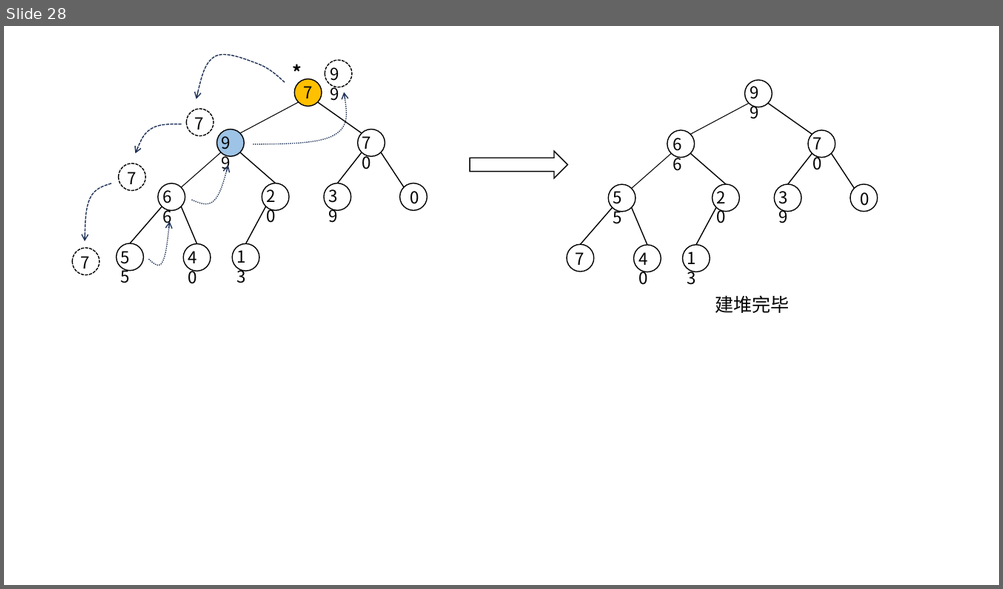
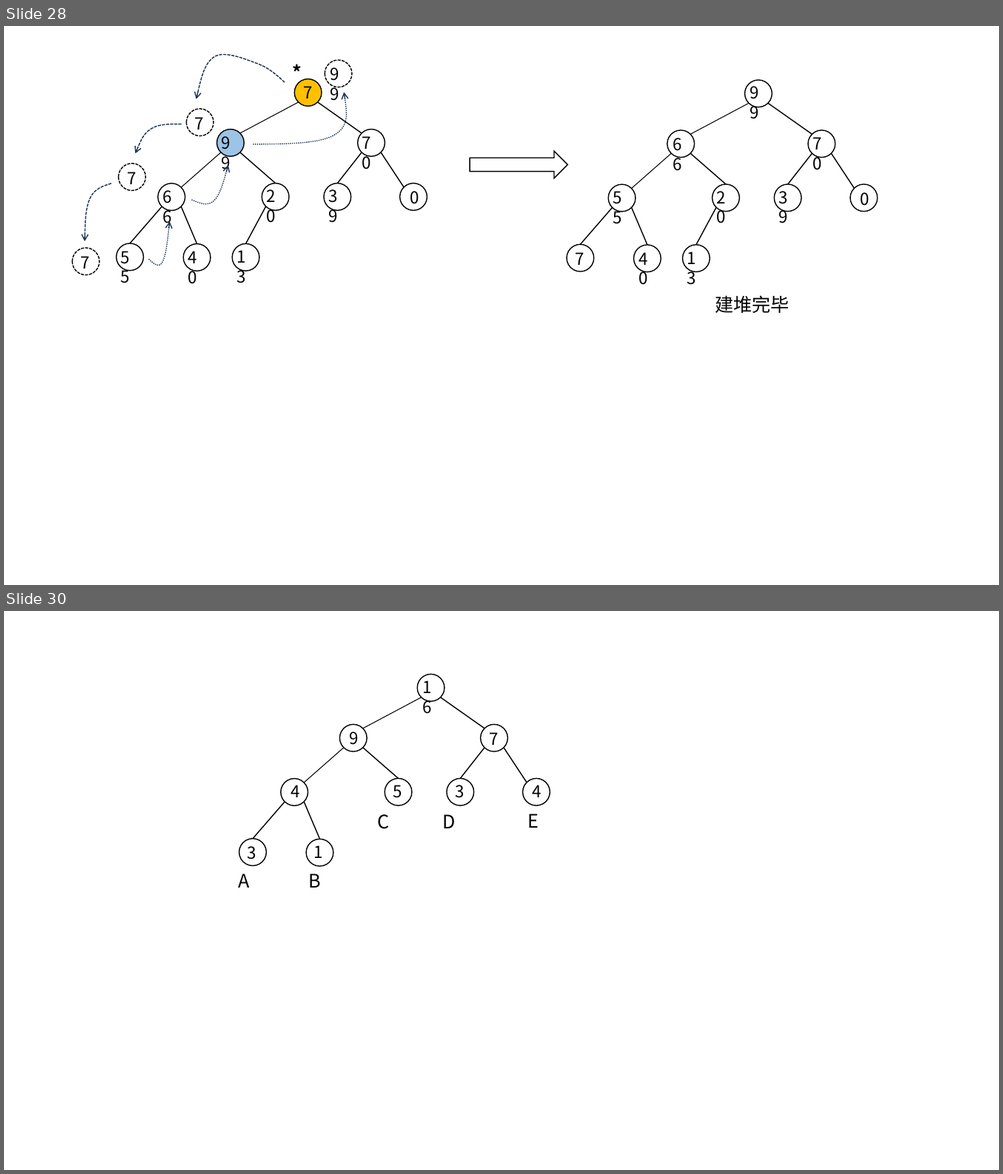
Before and after one commit to CoreLoop163/CoreLoopBooks, a slide deck: data_structure/assets/pics_and_ppts/ch4/画图用.pptx. Shown one above the other, each under a label of ours: slide 28 before the commit, slides 28 and 30 after it; the slides between them are not shown. The pictures are 1003x589 and 1003x1174 pixels, drawn with LibreOffice and Linux fonts; fonts in the diff are those of the drawing. Boxes give left, top, right and bottom in pixels: in the first picture for what was removed or moved away, otherwise in the second. Text is boxed around its words. In the diff, an @@ line names an element or a change of style, - is before the commit and + after.

```diff
--- a/data_structure/assets/pics_and_ppts/ch4/画图用.pptx
+++ b/data_structure/assets/pics_and_ppts/ch4/画图用.pptx
@@ slide 30 added at box(4, 611, 999, 1170), background #FFFFFF @@
@@ text added at box(415, 673, 448, 701), 16 pt, text #000000 @@
+16
@@ ellipse added at box(418, 675, 444, 701), fill #FFFFFF, outline #000000 1 pt @@
@@ line added from (421, 698) to (363, 728), #000000 0.75 pt @@
@@ line added from (441, 698) to (484, 728), #000000 1 pt @@
@@ ellipse added at box(340, 724, 367, 752), fill #FFFFFF, outline #000000 1 pt @@
@@ text added at box(350, 732, 358, 745), 16 pt, text #000000 @@
+9
@@ ellipse added at box(481, 724, 508, 752), fill #FFFFFF, outline #000000 1 pt @@
@@ text added at box(489, 732, 498, 745), 16 pt, text #000000 @@
+7
@@ line added from (344, 748) to (304, 783), #000000 0.75 pt @@
@@ line added from (363, 748) to (398, 779), #000000 1 pt @@
@@ line added from (484, 748) to (460, 779), #000000 1 pt @@
@@ line added from (504, 748) to (526, 783), #000000 1 pt @@
@@ ellipse added at box(281, 779, 307, 806), fill #FFFFFF, outline #000000 1 pt @@
@@ text added at box(291, 785, 300, 797), 16 pt, text #000000 @@
+4
@@ ellipse added at box(384, 779, 412, 806), fill #FFFFFF, outline #000000 1 pt @@
@@ text added at box(392, 785, 401, 798), 16 pt, text #000000 @@
+5
@@ ellipse added at box(447, 779, 473, 806), fill #FFFFFF, outline #000000 1 pt @@
@@ text added at box(455, 785, 464, 798), 16 pt, text #000000 @@
+3
@@ ellipse added at box(523, 779, 549, 806), fill #FFFFFF, outline #000000 1 pt @@
@@ text added at box(532, 785, 540, 797), 16 pt, text #000000 @@
+4
@@ line added from (284, 802) to (253, 839), #000000 1 pt @@
@@ line added from (304, 802) to (319, 840), #000000 1 pt @@
@@ text added at box(378, 815, 390, 829), 18 pt, text #000000 @@
+C
@@ text added at box(443, 815, 455, 829), 18 pt, text #000000 @@
+D
@@ text added at box(527, 814, 538, 828), 18 pt, text #000000 @@
+E
@@ ellipse added at box(239, 839, 266, 866), fill #FFFFFF, outline #000000 1 pt @@
@@ text added at box(247, 846, 256, 860), 16 pt, text #000000 @@
+3
@@ ellipse added at box(306, 840, 333, 866), fill #FFFFFF, outline #000000 1 pt @@
@@ text added at box(314, 846, 323, 858), 16 pt, text #000000 @@
+1
@@ text added at box(239, 874, 250, 888), 18 pt, text #000000 @@
+A
@@ text added at box(308, 874, 321, 888), 18 pt, text #000000 @@
+B
```
Also in this commit, not shown: 2 other slides added, 24 other files.
